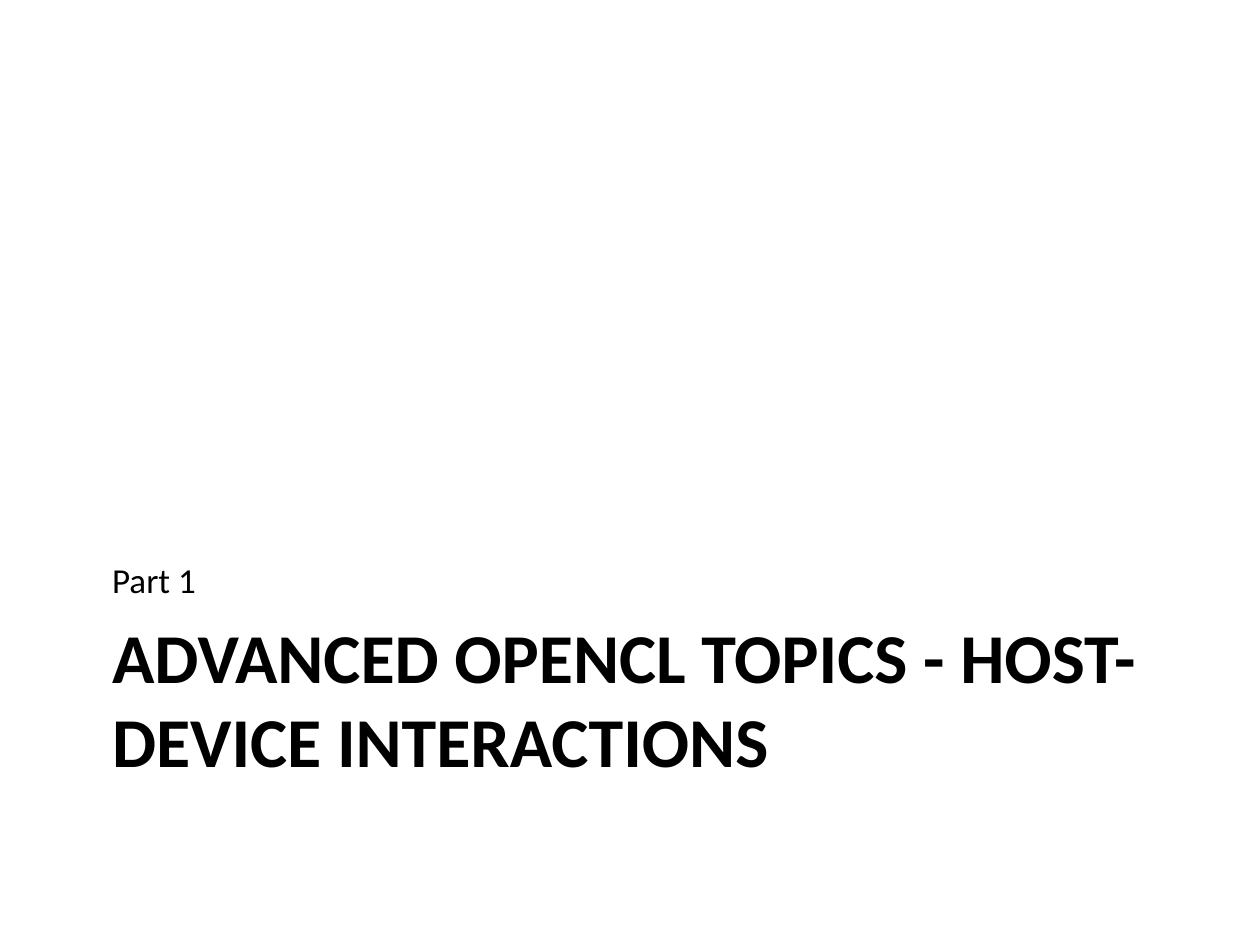
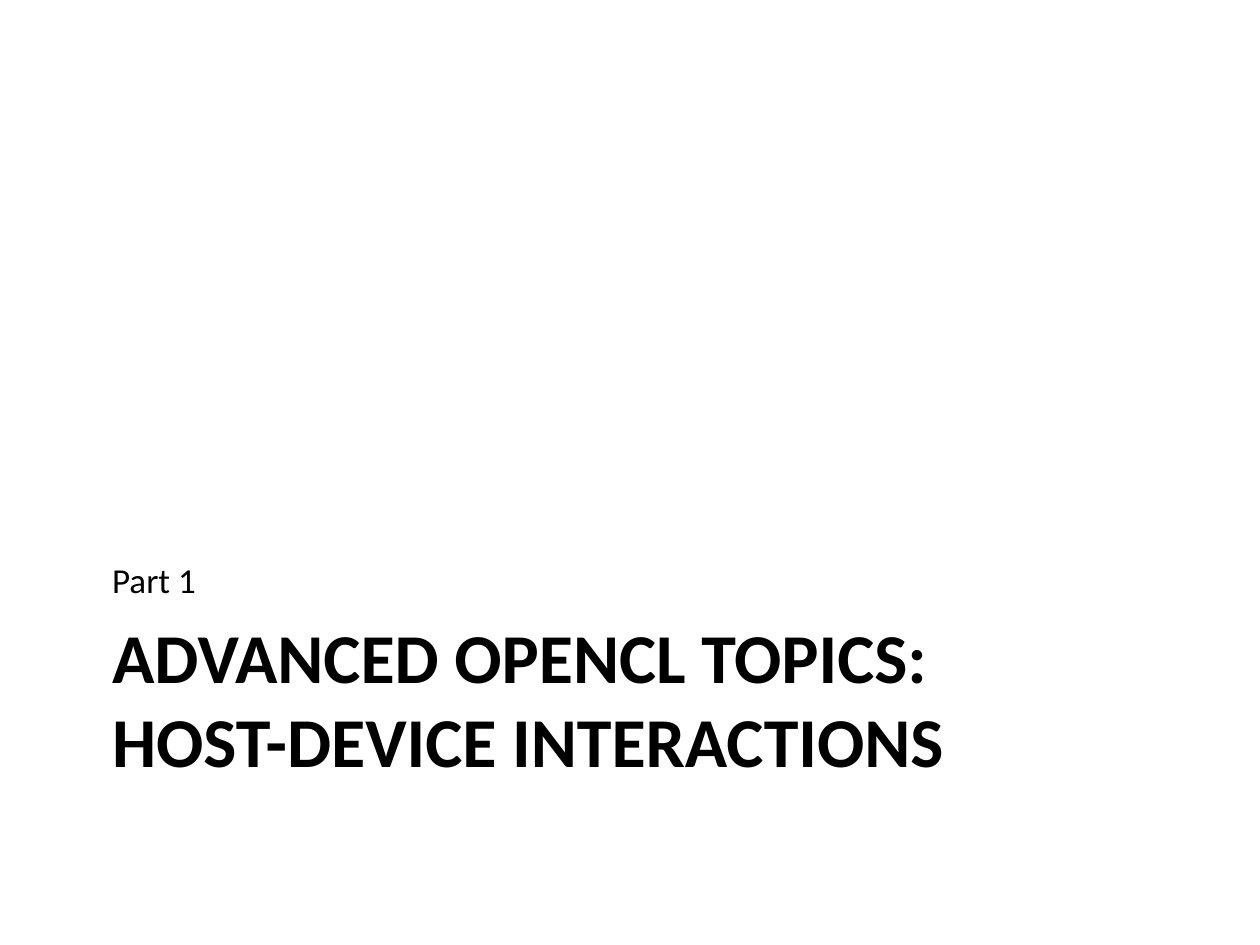
Before and after one commit to UoB-HPC/opencl-training-code, a slide deck: slide 1 of slides/advanced_part1.pptx. Drawn at 1260x945 pixels with LibreOffice and Linux fonts; fonts in the diff are those of the drawing. Boxes give left, top, right and bottom in pixels: in the first picture for what was removed or moved away, otherwise in the second. Text is boxed around its words. In the diff, an @@ line names an element or a change of style, - is before the commit and + after.

Commit message:
Minor typo fix.

```diff
--- a/slides/advanced_part1.pptx
+++ b/slides/advanced_part1.pptx
@@ title at <box>112,637,943,768</box>: text changed @@
-ADVANCED OPENCL TOPICS - HOST-DEVICE INTERACTIONS
+ADVANCED OPENCL TOPICS:
+HOST-DEVICE INTERACTIONS
```
